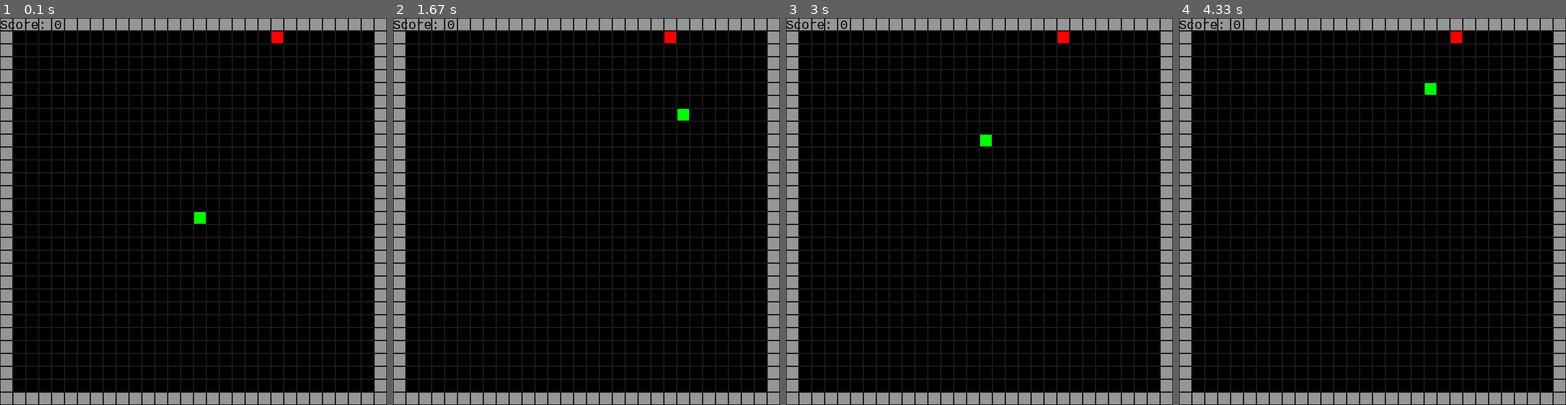
Above: before the commit, frames 1-4 (left to right).
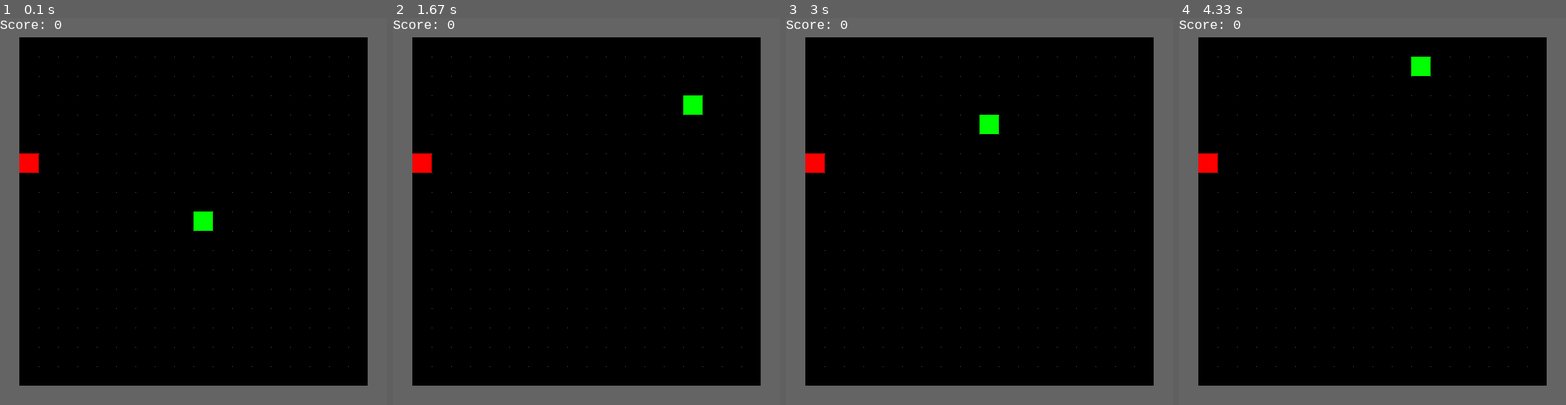
Above: after the commit, the same moments.

Repository: Carter-Birb/Personal-Projects
Game: pygame game, started from snake-game/src/game.py
Two runs of this game, one before a commit and one after it. Both use one fixed random seed, a clock stepped at 60 frames per second and the inputs below.
Inputs:
- Up to frame 1 (0.1 s): no input
- Up to frame 2 (1.67 s): hold D 0.33-0.8 s; hold W 0.83-1.3 s
- Up to frame 3 (3 s): hold A 1.83-2.37 s; hold S 2.4-2.7 s; hold A from 2.73 s (still down)
- Up to frame 4 (4.33 s): release A at 3.13 s; hold W 3.17-3.53 s; hold D 3.57-4.2 s; hold S from 4.23 s (still down)

The runs differ from the first frame. In frame 1, 35% of the frame differs, in the area x 0-100%, y 0-100%; in frame 2, 35%; in frame 3, 35%; in frame 4, 35%.

Commit message:
Finalizing snake-game. Fixed major bugs / Added fruit sound effects.

Diff:
--- a/snake-game/src/fruit.py
+++ b/snake-game/src/fruit.py
@@ -1,11 +1,20 @@
 import pygame
+from random import randint
 
 class Fruit:
 
-    def __init__(self, position, color ,size):
-        self.position = position
+    def __init__(self, grid_rows, grid_columns, snake_body, color ,size):
+        self.position = self.generate_fruit_location(grid_rows, grid_columns, snake_body)
         self.color = color
         self.size = size
+
+    def generate_fruit_location(self, grid_rows, grid_columns, snake_body) -> tuple:
+        while True:
+            fruit_x, fruit_y = randint(1, grid_columns - 2), randint(1, grid_rows - 2)
+            # Check if the fruit position is colliding with the snake body
+            if (fruit_x, fruit_y) not in snake_body:
+                return fruit_x, fruit_y  # Return the valid position
+
 
     def draw_fruit(self, screen):
         grid_x, grid_y = self.position
--- a/snake-game/src/game.py
+++ b/snake-game/src/game.py
@@ -1,6 +1,5 @@
 import pygame
 from time import time
-from random import randint
 from grid import Grid
 from fruit import Fruit
 from snake import Snake
@@ -10,8 +9,9 @@
     # Game constants
     WIDTH, HEIGHT = 600, 600
     MAXFPS = 60
-    GRIDSIZE = 20
-    DEBUG = True
+    GRIDSIZE = 30
+    MOVE_COOLDOWN = 0.1 # Seconds
+    DEBUG = False
 
     def __init__(self):
         # Initialize pygame
@@ -21,21 +21,24 @@
         self.screen = pygame.display.set_mode((SnakeGame.WIDTH, SnakeGame.HEIGHT))
         pygame.display.set_caption("Silly Snake Game")
 
-        # Setup the grid / Render borders
-        self.border_color = (150, 150, 150)
-        self.grid = Grid(600, 600, SnakeGame.GRIDSIZE, self.screen, self.border_color)
+        # Setup sound effects
+        self.fruit_sound = pygame.mixer.Sound("assets/sounds/one_beep-99630.mp3")
+        self.fruit_sound.set_volume(0.5)
+
+        # Setup the grid
+        self.grid = Grid(SnakeGame.WIDTH, SnakeGame.HEIGHT, SnakeGame.GRIDSIZE)
+        self.border_color = (100, 100, 100)
 
         # Setup the snake
         self.snake = Snake((self.grid.columns // 2, self.grid.rows // 2), "RIGHT", (0, 255, 0), SnakeGame.GRIDSIZE)
-        self.snake_speed = 10 # grids per second
+        self.snake_speed = 7 # grids per second
         # Begin time to move the snake based on self.snakespeed
         self.last_snake_move = time()
         self.snake_alive = True
 
         # Setup first fruit
-        self.fruit_x = randint(1, self.grid.columns - 2)
-        self.fruit_y = randint(1, self.grid.rows - 2)
-        self.fruit = Fruit((self.fruit_x, self.fruit_y), (255, 0, 0), SnakeGame.GRIDSIZE)
+        self.fruit = Fruit(self.grid.rows, self.grid.columns, self.snake.body, (255, 0, 0), SnakeGame.GRIDSIZE)
+        self.fruit_x, self.fruit_y = self.fruit.position
         self.grid.place_fruit((self.fruit_x, self.fruit_y), SnakeGame.DEBUG)
 
         # Setup font
@@ -50,6 +53,9 @@
         # Contain the player's score
         self.score = 0
 
+        # Contain the player's last movement time
+        self.last_movement_time = 0
+
         # Render the game
         self.render()
 
@@ -60,6 +66,13 @@
         '''
         while self.running:
 
+
+            # Update game state
+            self.update()
+
+            # Render game
+            self.render()
+
             # Handle events
             for event in pygame.event.get():
 
@@ -69,21 +82,22 @@
             keys = pygame.key.get_pressed()
 
             if self.snake_alive:
+                # Implements the movement delay to prevent the user from making direction changes too quickly
+                current_time = time()
                 # Controls the direction of the snake/prevents the snake from moving the opposite direction
-                if keys[pygame.K_w] and self.snake.direction != "DOWN":
-                    self.snake.direction = "UP"
-                elif keys[pygame.K_a] and self.snake.direction != "RIGHT":
-                    self.snake.direction = "LEFT"
-                elif keys[pygame.K_s] and self.snake.direction != "UP":
-                    self.snake.direction = "DOWN"
-                elif keys[pygame.K_d] and self.snake.direction != "LEFT":
-                    self.snake.direction = "RIGHT"
-
-            # Update game state
-            self.update()
-
-            # Render game
-            self.render()
+                if current_time - self.last_movement_time > SnakeGame.MOVE_COOLDOWN:  # Check for cooldown
+                    if keys[pygame.K_w] and self.snake.direction != "DOWN":
+                        self.snake.change_direction("UP")
+                        self.last_movement_time = current_time  # Update the last direction change time
+                    elif keys[pygame.K_a] and self.snake.direction != "RIGHT":
+                        self.snake.change_direction("LEFT")
+                        self.last_movement_time = current_time
+                    elif keys[pygame.K_s] and self.snake.direction != "UP":
+                        self.snake.change_direction("DOWN")
+                        self.last_movement_time = current_time
+                    elif keys[pygame.K_d] and self.snake.direction != "LEFT":
+                        self.snake.change_direction("RIGHT")
+                        self.last_movement_time = current_time
 
             # Cap the FPS to 60
             self.clock.tick(SnakeGame.MAXFPS)
@@ -106,7 +120,7 @@
             head_x, head_y = self.snake.body[0]
 
             # Checks for collisions with the border
-            border_touched = self.grid.check_border_collision(SnakeGame.DEBUG)
+            border_touched = self.grid.check_border_collision(self.snake.body[0], SnakeGame.DEBUG)
 
             # Checks for collisions with the snake
             snake_touched = self.snake.check_collision(SnakeGame.DEBUG)
@@ -120,10 +134,12 @@
             # Handles the various events when a fruit is obtained by the snake
             if fruit_collected:
                 # Generates a new fruit
-                self.fruit_x = randint(1, self.grid.columns - 2)
-                self.fruit_y = randint(1, self.grid.rows - 2)
-                self.fruit = Fruit((self.fruit_x, self.fruit_y), (255, 0, 0), SnakeGame.GRIDSIZE)
+                self.fruit = Fruit(self.grid.rows, self.grid.columns, self.snake.body, (255, 0, 0), SnakeGame.GRIDSIZE)
+                self.fruit_x, self.fruit_y = self.fruit.position
                 self.grid.place_fruit((self.fruit_x, self.fruit_y), SnakeGame.DEBUG)
+
+                # Plays the fruit_sound effect
+                self.fruit_sound.play()
 
                 # Increased the player's score
                 self.score += 1
@@ -143,10 +159,13 @@
         self.screen.fill((0, 0, 0))
 
         # Renders the borders
-        self.grid.create_borders(self.screen, self.border_color)
+        self.grid.draw_borders(self.screen, self.border_color)
+
+        # Renders the grid if debugging is True, renders the background otherwise
+        self.grid.draw_grid(self.screen, SnakeGame.DEBUG)
 
         # Renders the score text
-        score_text = self.font.render(f"Score: {self.score}", True, (0, 0, 0))
+        score_text = self.font.render(f"Score: {self.score}", True, (255, 255, 255))
         self.screen.blit(score_text, (0, 0))
 
         # Renders the snake
@@ -155,9 +174,6 @@
         # Renders the fruit
         self.fruit.draw_fruit(self.screen)
 
-        # Renders the grid if debugging is True, renders the background otherwise
-        self.grid.draw_grid(self.screen, SnakeGame.DEBUG)
-
         pygame.display.flip()
 
 S = SnakeGame()
--- a/snake-game/src/grid.py
+++ b/snake-game/src/grid.py
@@ -5,12 +5,12 @@
 
     # Within the grid: 0 = blank space, 1 = snake, 2 = fruit, 3 = borders
 
-    def __init__(self, width, height, cell_size, screen, border_color):
+    def __init__(self, width, height, cell_size):
         self.cell_size = cell_size
         self.rows = height // cell_size
         self.columns = width // cell_size
         self.grid = [[0 for _ in range(self.columns)] for _ in range(self.rows)]
-        self.create_borders(screen, border_color)
+        self.create_borders()
 
         # Border attributes
         self.border_size = cell_size
@@ -20,16 +20,20 @@
         self.interval = 1
 
 
-    def update_snake(self, snake_body:list[tuple], debugging):
+    def update_snake(self, snake_body: list[tuple], debugging):
         '''
         updates the snake's position based on the coordinates provided
         '''
-        # Clears the grid
-        self.grid = [[0 for _ in range(self.columns)] for _ in range(self.rows)]
-        # Updates the grid with the snake's current position
+        # Preserve borders and only clear the inner cells (not borders)
+        for y in range(self.rows):
+            for x in range(self.columns):
+                if self.grid[y][x] != 3:  # Keep borders intact
+                    self.grid[y][x] = 0  # Clear the inner grid cells
+
+        # Update the grid with the snake's current position
         for segment in snake_body:
             grid_x, grid_y = segment
-            self.grid[grid_y][grid_x] = 1
+            self.grid[grid_y][grid_x] = 1  # Set snake body position
 
         current_debug = time()
         if debugging and current_debug - self.snake_debug >= self.interval:
@@ -46,23 +50,25 @@
         if debugging:
             print(f"Fruit placed at position ({grid_x}, {grid_y})")
 
-    def create_borders(self, screen, border_color):
+    def create_borders(self):
         '''
-        creates the borders of the game within the grid variable, aswell as draws them visually
+        creates the borders of the game within the grid variable
         '''
         # Mark the borders logically within the grid list
-        for x in range(self.rows):
+        for x in range(self.columns):
             self.grid[0][x] = 3
             self.grid[self.rows - 1][x] = 3
-        for y in range(self.columns):
+        for y in range(self.rows):
             self.grid[y][0] = 3
             self.grid[y][self.columns - 1] = 3
 
+    def draw_borders(self, screen, border_color):
         # Draw the borders visually
         for y, row in enumerate(self.grid):
             for x, cell in enumerate(row):
                 if cell == 3:
-                    pygame.draw.rect(screen, border_color, pygame.Rect(x * self.cell_size, y * self.cell_size, self.cell_size, self.cell_size))
+                    rect = pygame.Rect(x * self.cell_size, y * self.cell_size, self.cell_size, self.cell_size)
+                    pygame.draw.rect(screen, border_color, rect)
 
     def draw_grid(self, screen, debugging):
         '''
@@ -78,20 +84,15 @@
                     if 1 < row < self.rows - 1 and 1 < col < self.columns - 1:
                         pygame.draw.rect(screen, (100, 100, 100), pygame.Rect(col * self.cell_size, row * self.cell_size, 1, 1))  # Dotted background
 
-    def check_border_collision(self, debugging):
+    def check_border_collision(self, snake_head:tuple, debugging):
         '''
         checks if the snake has collided with a border
         '''
-        for row in range(self.rows):
-            if self.grid[row][0] == 1 or self.grid[row][-1] == 1:
-                if debugging:
-                    print("Border touched")
-                return True
-        for col in range(self.columns):
-            if self.grid[0][col] == 1 or self.grid[-1][col] == 1:
-                if debugging:
-                    print("Border touched")
-                return True
+        head_x, head_y = snake_head
+        if self.grid[head_y][head_x] == 3:
+            if debugging:
+                print("Border touched")
+            return True
         else:
             return False
 
--- a/snake-game/src/snake.py
+++ b/snake-game/src/snake.py
@@ -1,4 +1,5 @@
 import pygame
+
 
 class Snake:
 
@@ -7,12 +8,19 @@
         self.direction = starting_dir
         self.color = color
         self.size = size
+        self.prev_tail_position = starting_pos  # Save the initial tail position
 
     def move(self):
         '''
-        moves the snake depending on the direction
+        Moves the snake depending on the direction.
+        The tail stays the same until `grow()` is called.
         '''
         head_x, head_y = self.body[0]
+
+        # Save the current tail position (before moving)
+        self.prev_tail_position = self.body[-1]
+
+        # Determine the new head position based on the current direction
         if self.direction == "UP":
             new_head = (head_x, head_y - 1)
         elif self.direction == "DOWN":
@@ -21,53 +29,35 @@
             new_head = (head_x + 1, head_y)
         elif self.direction == "LEFT":
             new_head = (head_x - 1, head_y)
+
+        # Move the snake by adding the new head and removing the tail
         self.body = [new_head] + self.body[:-1]
 
     def grow(self):
         '''
-        grows the snake by a length of 1 when the snake collides with a fruit
+        Grows the snake by adding the previous tail position as a new segment.
         '''
-        tail_x, tail_y = self.body[-1]
-        if len(self.body) > 1:
-            segment_x, segment_y = self.body[-2]
-            if tail_x > segment_x and tail_y == segment_y:
-                new_segment = (tail_x + 1, tail_y)
-            elif tail_x < segment_x and tail_y == segment_y:
-                new_segment = (tail_x - 1, tail_y)
-            elif tail_x == segment_x and tail_y > segment_y:
-                new_segment = (tail_x, tail_y + 1)
-            elif tail_x == segment_x and tail_y < segment_y:
-                new_segment = (tail_x, tail_y - 1)
-        else:
-            if self.direction == "UP":
-                new_segment = (tail_x, tail_y + 1)
-            if self.direction == "DOWN":
-                new_segment = (tail_x, tail_y - 1)
-            if self.direction == "RIGHT":
-                new_segment = (tail_x - 1, tail_y)
-            if self.direction == "LEFT":
-                new_segment = (tail_x + 1, tail_y)
-        self.body.append(new_segment)
+        # Append the previous tail position to the snake body
+        self.body.append(self.prev_tail_position)
 
     def change_direction(self, new_direction):
         '''
-        change sthe snake's movement direction
+        Changes the snake's movement direction.
         '''
         self.direction = new_direction
 
     def check_collision(self, debugging) -> bool:
         '''
-        checks if the head of the snake has collided with another segment of the snake
+        Checks if the head of the snake has collided with another segment of the snake.
         '''
         head = self.body[0]
         if debugging and head in self.body[1:]:
             print("Snake touched")
         return head in self.body[1:]
 
-
     def draw_snake(self, screen):
         '''
-        draws the snake depending on its length
+        Draws the snake depending on its length.
         '''
         for segment in self.body:
             grid_x, grid_y = segment
Not shown, added: Sound Effects/game-ui-sounds-14857.mp3
Not shown, added: Sound Effects/level-up-enhancement-8-bit-retro-sound-effect-153002.mp3
Not shown, added: Sound Effects/one_beep-99630.mp3
Not shown, added: Sound Effects/retro-hurt-2-236675.mp3
Not shown, added: Sound Effects/videogame-death-sound-43894.mp3
Not shown, added: Sound Effects/win-sfx-38507.mp3
Not shown, added: snake-game/src/assets/sounds/one_beep-99630.mp3
